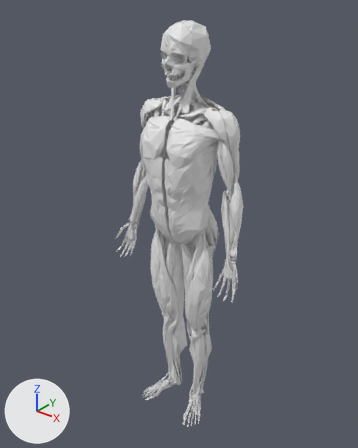
The glTF model models/body.glb as it was, and as the next commit left it.
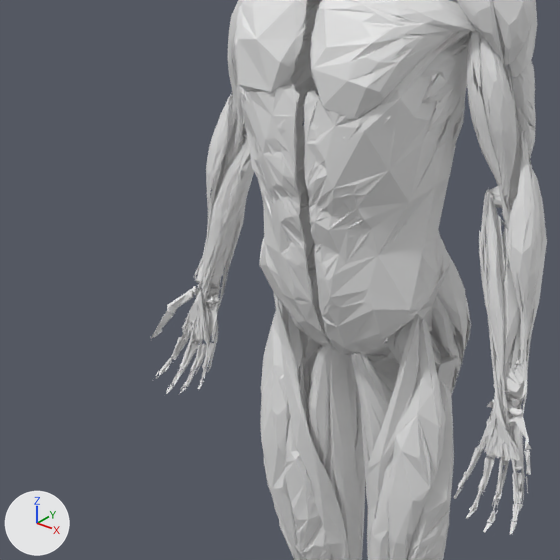
Each version is shown whole from a 50 mm camera at (1.133, -1.425, 1.825) aimed at (-0.026, 0.024, 0.926), then close up on the part from 18% to 69% of the width and 29% to 69% of the height. The axes (+X, +Y, +Z) are drawn at lower left. The lights are the same throughout. The first two pictures are the older version. Vertices at exactly the same position are counted once.

In view in the first close-up: 'bone', 'g_ad', 'g_bi', 'g_ch', 'g_fa', 'g_gl', 'g_hm', 'g_ob', 'g_qd', 'g_sh', 'g_tr', 'rest'.
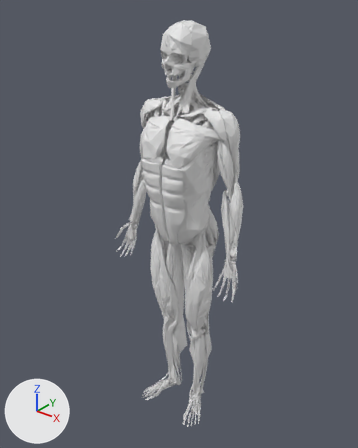
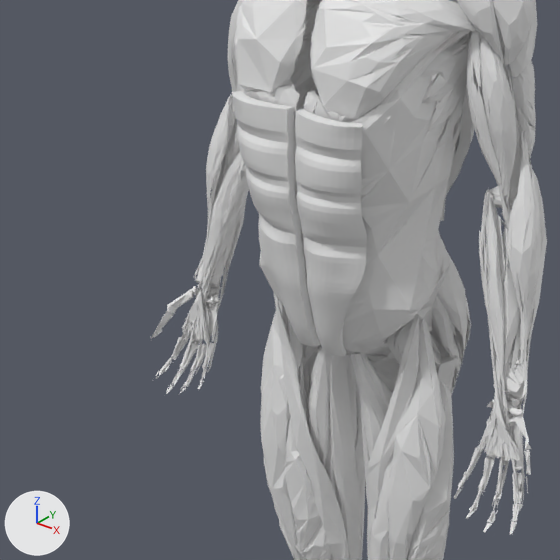
Pixel boxes (x1, y1, x2, y2) of what changed, in the close-ups (560 x 560 px):
'g_ab', added: after (232, 91, 367, 356)
'g_ub', reshaped (not visible before): after (318, 31, 474, 221)
part 1 of me_g_ub, added: after (440, 85, 474, 221)

Edits to the bpy script that builds the scene:
```text
Change me_g_ub:
    used by ob_g_ub; location = (0.0, 0.0, 0.0)
    remove me_g_ub.from_pydata(...)  # 3584 vertices, 4479 faces; spans x -0.191..0.19, y 0.028..0.114, z 1.261..1.434
    add me_g_ub.from_pydata(...)  # 7104 vertices, 11511 faces; spans x -0.191..0.19, y 0.02..0.13, z 1.006..1.434
    me_g_ub part 1: a new loose piece of 1760 vertices spanning x 0.002..0.18, y 0.02..0.13, z 1.006..1.319
    other edits to the shape of me_g_ub do not show in these pictures
Add me_g_ab:
    me_g_ab.from_pydata(...)  # 2304 vertices, 4600 faces; spans x -0.102..0.102, y -0.13..-0.057, z 0.889..1.227
Add ob_g_ab:
    ob_g_ab = bpy.data.objects.new('g_ab', me_g_ab)
    ob_g_ab.location = (0.0, 0.0, 0.0)
```
